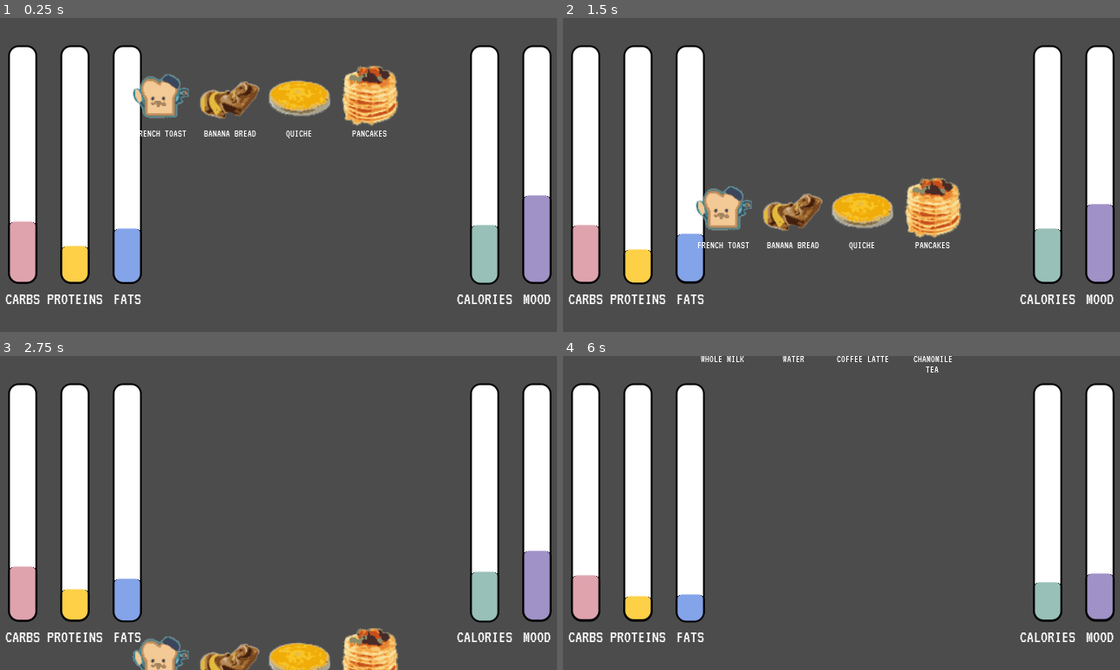
Above: before the commit, frames 1-4 (two rows, left to right).
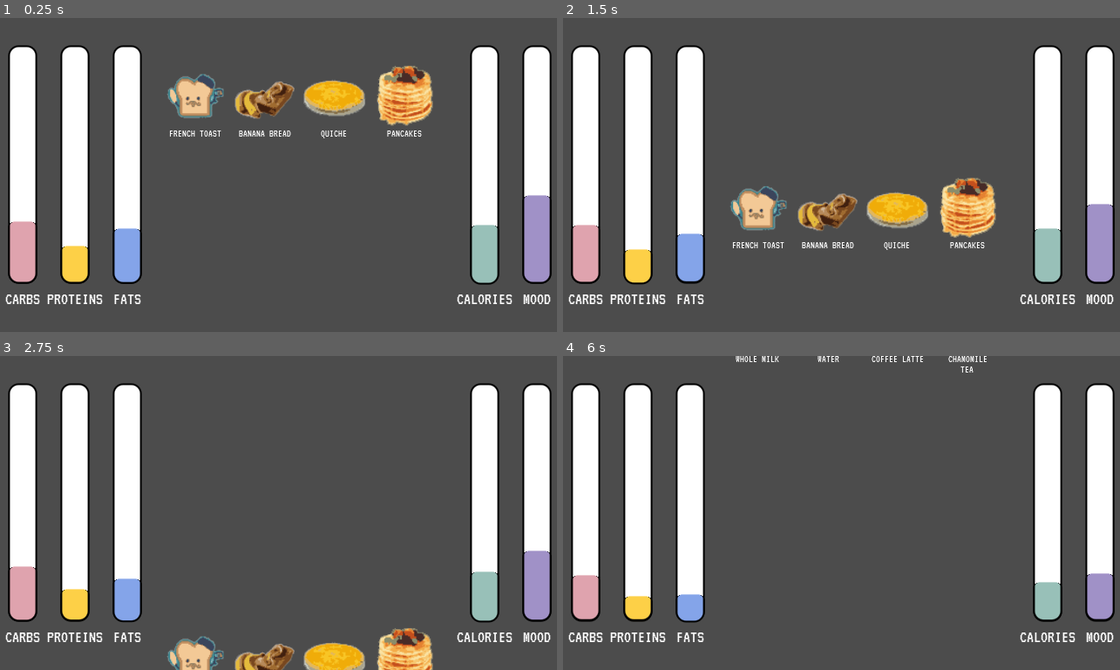
Above: after the commit, the same moments.

Repository: knightsean00/hippo
Game: Godot game, scene res://Scene/Game.tscn
The game is run twice, just before and just after one commit, with the same random seed, the same clock (stepped at 60 frames per second) and the same inputs.
Inputs (mouse positions are in pixels of both pictures, inside the frame that each line leads up to):
- Up to frame 1 (0.25 s): no input
- Up to frame 2 (1.5 s): move the mouse to (724, 118) at 0.52 s; click (724, 118) at 0.67 s; move the mouse to (791, 184) at 1.27 s; click (791, 184) at 1.42 s
- Up to frame 3 (2.75 s): move the mouse to (300, 591) at 2.02 s; click (300, 591) at 2.17 s
- Up to frame 4 (6 s): move the mouse to (930, 657) at 2.77 s; click (930, 657) at 2.92 s; move the mouse to (1008, 560) at 3.52 s; click (1008, 560) at 3.67 s; move the mouse to (674, 465) at 4.27 s; click (674, 465) at 4.42 s; move the mouse to (869, 513) at 5.02 s; click (869, 513) at 5.17 s; move the mouse to (757, 434) at 5.77 s; click (757, 434) at 5.92 s

The runs differ from the first frame. In frame 1, 6.9% of the frame differs, in the area x 23-78%, y 15-39%; in frame 2, 7.0%, in the area x 23-78%, y 50-74%; in frame 3, 4.7%; in frame 4, 0.5%.

Commit message:
change bars when food is selected

Diff:
--- a/src/Scene/FoodRow.gd
+++ b/src/Scene/FoodRow.gd
@@ -20,7 +20,7 @@
 	# add 4 sprites
 	for i in range(foods.size()):
 		var food_dict = foods[i]
-		self.foods[i].init(food_dict["name"], food_dict["image"], Vector2(i * 40 + 60, startY))
+		self.foods[i].init(food_dict["name"], food_dict["image"], Vector2(i * 40 + 80, startY))
 		self.foods[i].connect("FOOD_CLICKED", self, "food_selected")
 
 #func food_selected(food_name):
--- a/src/Scene/Game.gd
+++ b/src/Scene/Game.gd
@@ -3,6 +3,7 @@
 var generator = preload("res://Scripts/ObjectProgression.gd").new()
 
 var food_items = "res://food_items.json"
+var height = OS.get_window_size()[1]
 
 var bar_info = [
 	{
@@ -102,14 +103,6 @@
 
 	var sequence = generator.choose_objects(food_types)
 
-#	testSprite.init(sequence[0][0], \
-#		foods[sequence[0][0]]["image"], \
-#		Vector2(floor(get_viewport().size.x / 2), floor(get_viewport().size.y / 2)))
-#	get_parent().call_deferred("add_child", testSprite)
-
-#	testSprite.connect("FOOD_CLICKED", self, "food_selected")
-	var height = OS.get_window_size()[1]
-
 	# make groupings
 	for i in range(sequence.size()):
 		var group = sequence[i]
@@ -124,4 +117,8 @@
 
 func row_selected(food_name):
 	print(food_name + " was clicked")
-	# TODO what to do when you press a food
+	var food_info = foods[food_name]
+	for label in bars:
+		var bar = bars[label]
+		var delta = food_info[label]
+		bar.change_val(delta)
